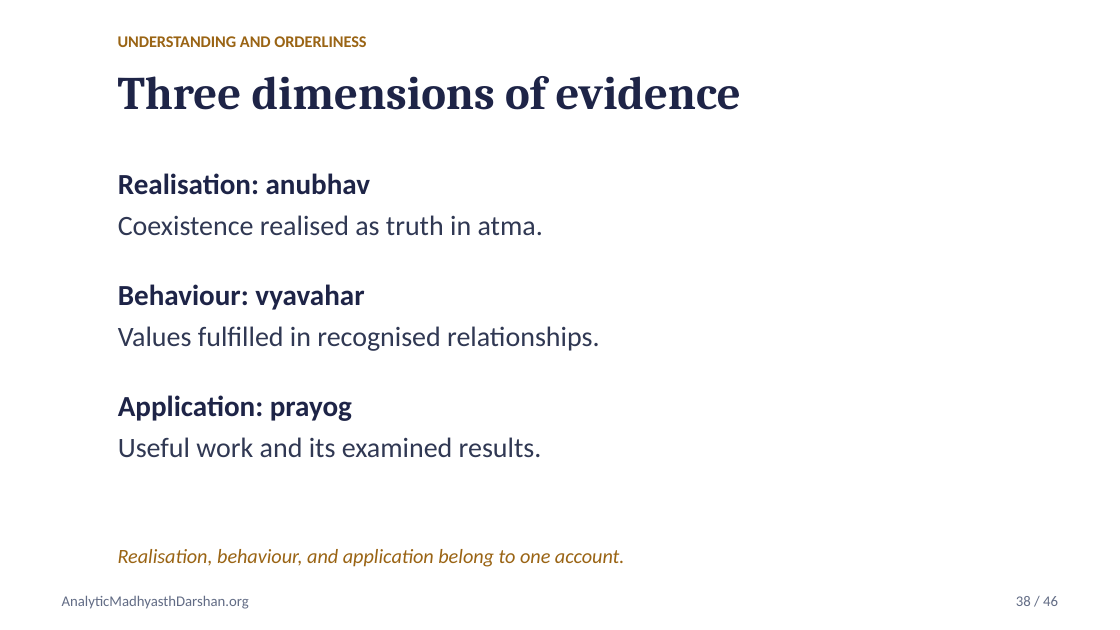
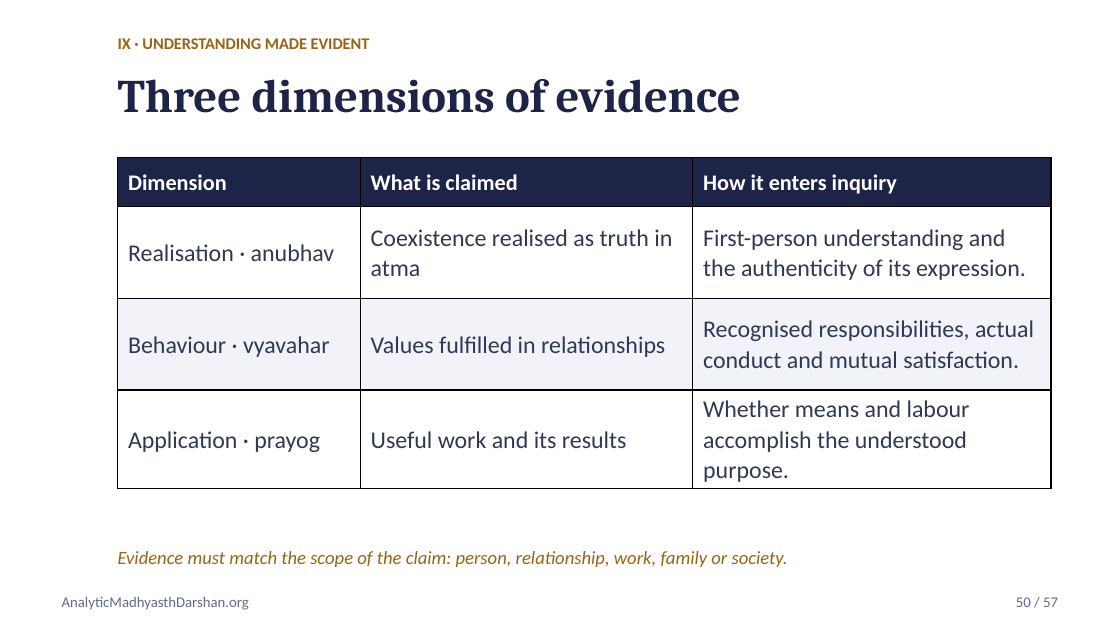
Before and after one commit to raghavamohan/AnalyticMadhyasthDarshan, a slide deck: slide 50 of Studies/Axiology-Value-Theory/Axiology-Value-Theory-Madhyasth-Darshan.pptx (slide 38 before the commit). Drawn at 1120x630 pixels with LibreOffice and Linux fonts; fonts in the diff are those of the drawing. Boxes give left, top, right and bottom in pixels: in the first picture for what was removed or moved away, otherwise in the second. Text is boxed around its words. In the diff, an @@ line names an element or a change of style, - is before the commit and + after.

Commit message:
Expand axiology companion deck with detailed value framework

```diff
--- a/Studies/Axiology-Value-Theory/Axiology-Value-Theory-Madhyasth-Darshan.pptx
+++ b/Studies/Axiology-Value-Theory/Axiology-Value-Theory-Madhyasth-Darshan.pptx
@@ text "Three dimensions of evidence" at [118,79,741,113]: line spacing 1 to 1.1 @@
@@ text at [118,38,370,49]: text changed @@
-UNDERSTANDING AND ORDERLINESS
+IX · UNDERSTANDING MADE EVIDENT
@@ text removed at [118,173,371,195] @@
-Realisation: anubhav
@@ table added at [118,158,1052,486], 4 rows, 3 columns @@
+Dimension | What is claimed | How it enters inquiry
+Realisation · anubhav | Coexistence realised as truth in atma | First-person understanding and the authenticity of its expression.
+Behaviour · vyavahar | Values fulfilled in relationships | Recognised responsibilities, actual conduct and mutual satisfaction.
+Application · prayog | Useful work and its results | Whether means and labour accomplish the understood purpose.
@@ text removed at [118,215,543,235] @@
-Coexistence realised as truth in atma.
@@ text removed at [118,284,364,310] @@
-Behaviour: vyavahar
@@ text removed at [118,326,600,351] @@
-Values fulfilled in recognised relationships.
@@ text removed at [118,395,352,421] @@
-Application: prayog
@@ text removed at [118,437,542,457] @@
-Useful work and its examined results.
@@ text at [118,551,788,567]: text changed; size 13 to 12 pt @@
-Realisation, behaviour, and application belong to one account.
+Evidence must match the scope of the claim: person, relationship, work, family or society.
@@ text at [1016,597,1058,607]: text changed @@
-38 / 46
+50 / 57
```
Also in this commit, not shown: 18 other slides changed, 38 slides added, 27 slides removed, 1 other file.
